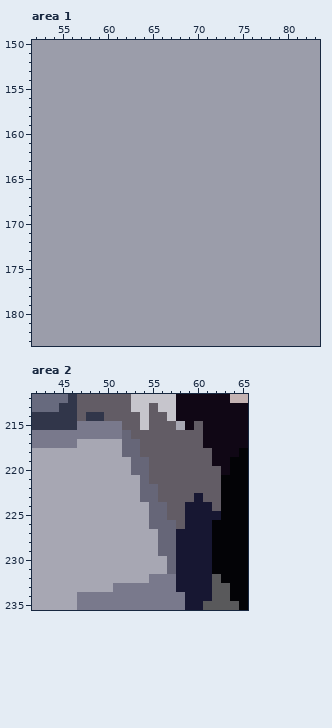
Pixel-art file: palette_swap_test.ase. The first picture shows the starting point.
480x270 pixels, 1 frame. Colours within 5 levels of each other are drawn and written as one. Shown: area 1: x 52..83, y 150..183; area 2: x 42..65, y 212..235. The commit also changed other parts of the picture, which this record leaves out.
The result:
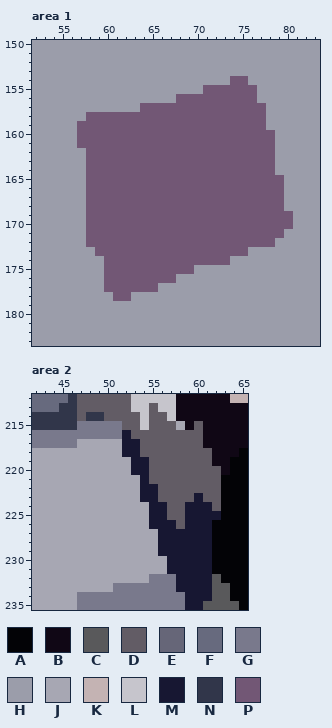
Palette (. is transparent): A #030306  B #100715  C #59595b  D #625c65  E #666678  F #676a7e  G #79798c  H #9b9daa  J #a7a7b3  K #c4b3b3  L #c6c5cc  M #171732  N #31364a  P #725775
Difference:
layer "clear_color" now hidden
Area 1, layer "main/background":
Colour P replaces colour H in row 154 at x 74 to 75; in row 155 at x 71 to 76; in row 156 at x 68 to 76; in row 157 at x 64 to 77; in row 158 at x 58 to 77; in row 159 at x 57 to 77.
Colour P replaces colour H in rows 160 to 161 at x 57 to 78; in rows 162 to 164 at x 58 to 78; in rows 165 to 168 at x 58 to 79; in rows 169 to 170 at x 58 to 80; in row 171 at x 58 to 79; in row 172 at x 58 to 78.
Colour P replaces colour H in row 173 at x 59 to 75; in row 174 at x 60 to 73; in row 175 at x 60 to 69; in row 176 at x 60 to 67; in row 177 at x 60 to 65; in row 178 at x 61 to 62.
Area 2, layer "light":
Colour M replaces colour E in row 216 at x 52; in rows 217 to 218 at x 52 to 53; in rows 219 to 220 at x 53 to 54; in row 221 at x 54; in rows 222 to 223 at x 54 to 55; in rows 224 to 225 at x 55 to 56.
Colour M replaces colour E in row 226 at x 55 to 57; in rows 227 to 229 at x 56 to 57; in rows 230 to 231 at x 57.
Where, in picture pixels (left, top, right, bottom), the same in both pictures:
changed: (77, 76, 293, 301)
changed: (122, 430, 176, 574)
